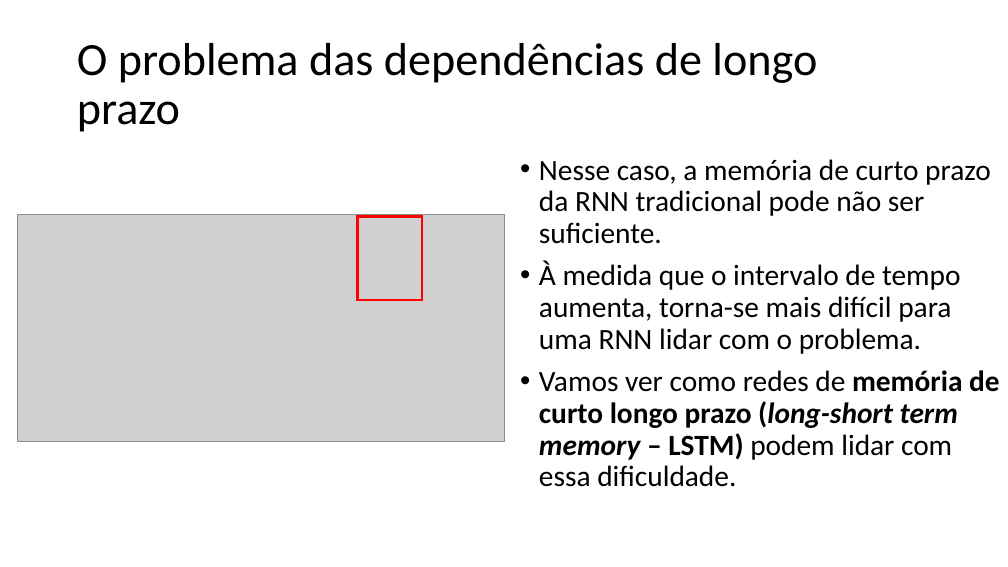
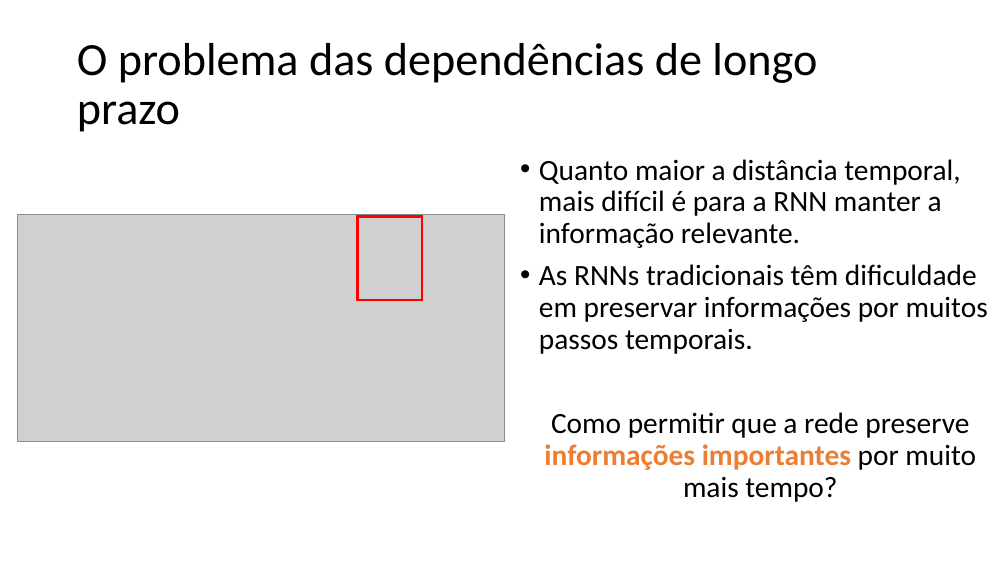
Before and after one commit to zz4fap/c24_inteligencia_artificial, a slide deck: slide 42 of slides/C24_RNN.pptx (slide 43 before the commit). Drawn at 1008x567 pixels with LibreOffice and Linux fonts; fonts in the diff are those of the drawing; grey boxes stand for pictures. Boxes give left, top, right and bottom in pixels: in the first picture for what was removed or moved away, otherwise in the second. Text is boxed around its words. In the diff, an @@ line names an element or a change of style, - is before the commit and + after.

```diff
--- a/slides/C24_RNN.pptx
+++ b/slides/C24_RNN.pptx
@@ text at bbox=[539, 159, 988, 502]: text changed @@
-• Nesse caso, a memória de curto prazo da RNN tradicional pode não ser suficiente.
-• À medida que o intervalo de tempo aumenta, torna-se mais difícil para uma RNN lidar com o problema.
-• Vamos ver como redes de memória de curto longo prazo (long-short term memory – LSTM) podem lidar com essa dificuldade.
+• Quanto maior a distância temporal, mais difícil é para a RNN manter a informação relevante.
+• As RNNs tradicionais têm dificuldade em preservar informações por muitos passos temporais.
+Como permitir que a rede preserve informações importantes por muito mais tempo?
```
Also in this commit, not shown: 3 other slides changed, 3 slides added.
